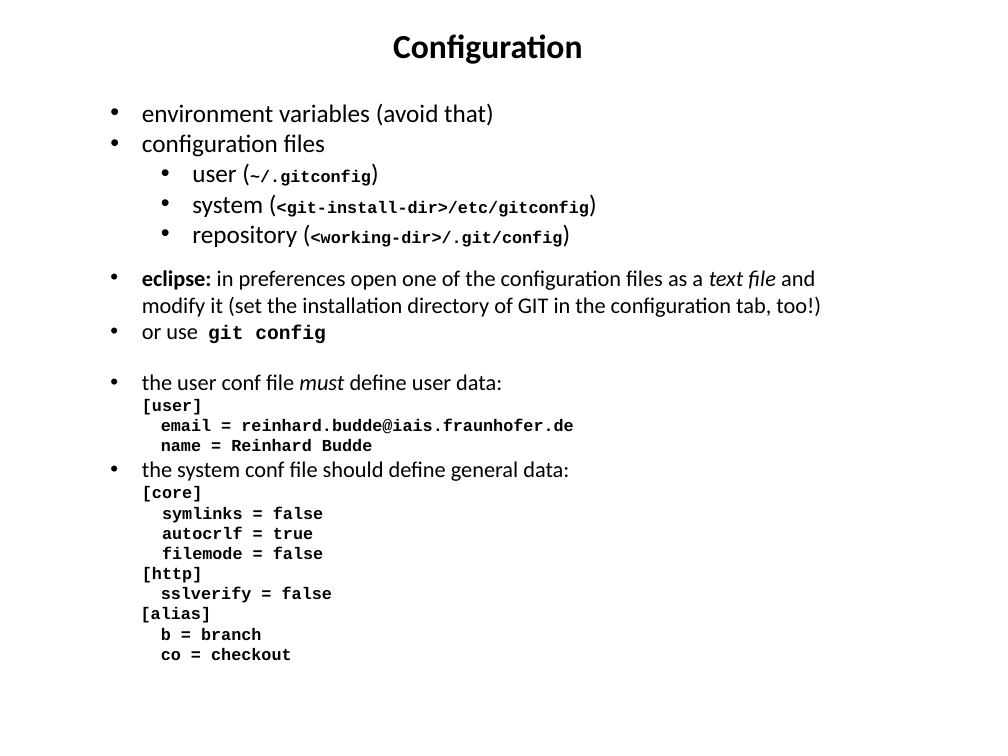
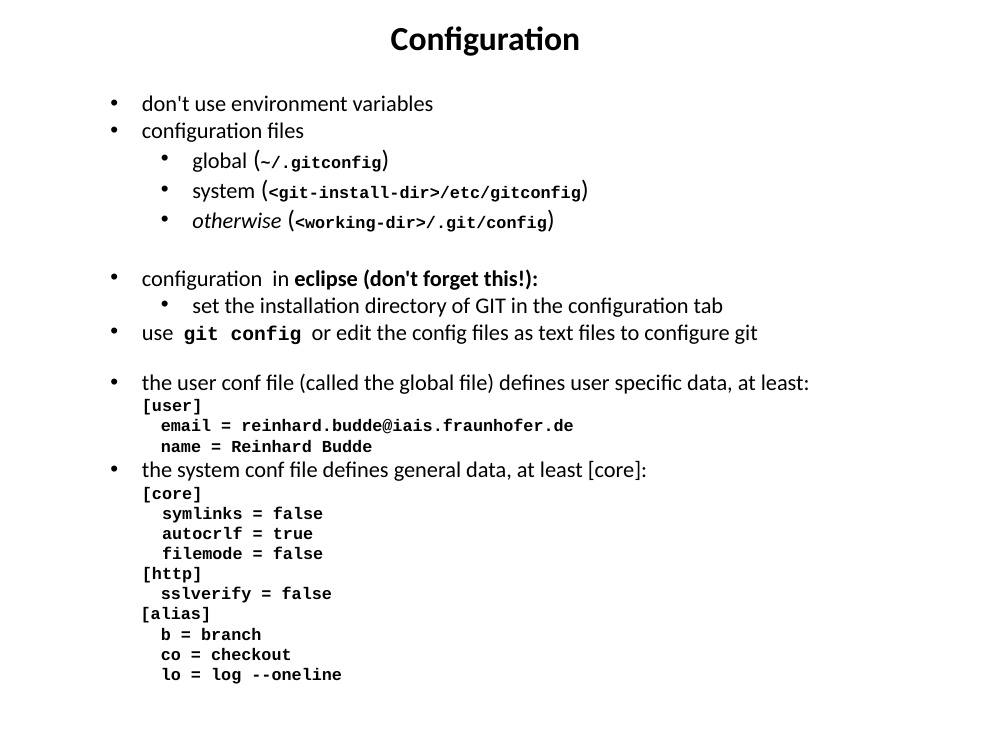
Before and after one commit to hanbei/git_tutorial, a slide deck: slide 28 of architektur.pptx (slide 29 before the commit). Drawn at 1008x756 pixels with LibreOffice and Linux fonts; fonts in the diff are those of the drawing. Boxes give left, top, right and bottom in pixels: in the first picture for what was removed or moved away, otherwise in the second. Text is boxed around its words. In the diff, an @@ line names an element or a change of style, - is before the commit and + after.

```diff
--- a/architektur.pptx
+++ b/architektur.pptx
@@ title "Configuration": place and size @@
-title "Configuration" at (393,34,582,64)
+title "Configuration" at (391,26,580,56)
@@ text "don't use environment variables": place and size @@
-text "don't use environment variables" at (142,103,589,247)
+text "don't use environment variables" at (142,95,581,232)
@@ text at (142,95,434,111): text changed; size 18 to 16 pt @@
-• environment variables (avoid that)
+• don't use environment variables
@@ text at (142,122,581,202): size 18 to 16 pt in "configuration files", "system" @@
@@ text at (192,152,382,172): text changed @@
-  • user (~/.gitconfig)
+  • global (~/.gitconfig)
@@ text at (192,212,547,232): text changed @@
-  • repository (<working-dir>/.git/config)
+  • otherwise (<working-dir>/.git/config)
@@ text at (142,269,810,415): text changed @@
-• eclipse: in preferences open one of the configuration files as a text file and modify it (set the installation directory of GIT in the configuration tab, too!)
-• or use git config
-• the user conf file must define user data:
-  [user]
+• configuration in eclipse (don't forget this!):
+  • set the installation directory of GIT in the configuration tab
+• use git config or edit the config files as text files to configure git
+• the user conf file (called the global file) defines user specific data, at least:
+  [user]
@@ text at (142,460,647,583): text changed @@
-• the system conf file should define general data:
-  [core]
-  symlinks = false
-  autocrlf = true
-  filemode = false
-  [http]
+• the system conf file defines general data, at least [core]:
+  [core]
+  symlinks = false
+  autocrlf = true
+  filemode = false
+  [http]
@@ text at (161,668,342,684): paragraph added @@
+lo = log --oneline
```
Also in this commit, not shown: 8 other slides changed, 7 slides removed.
